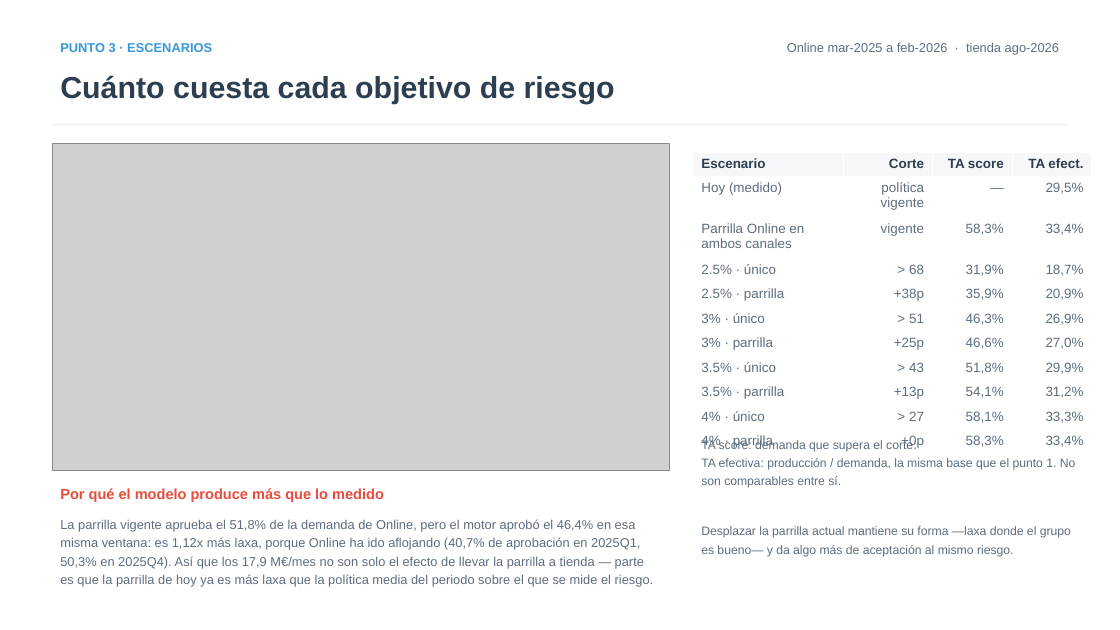
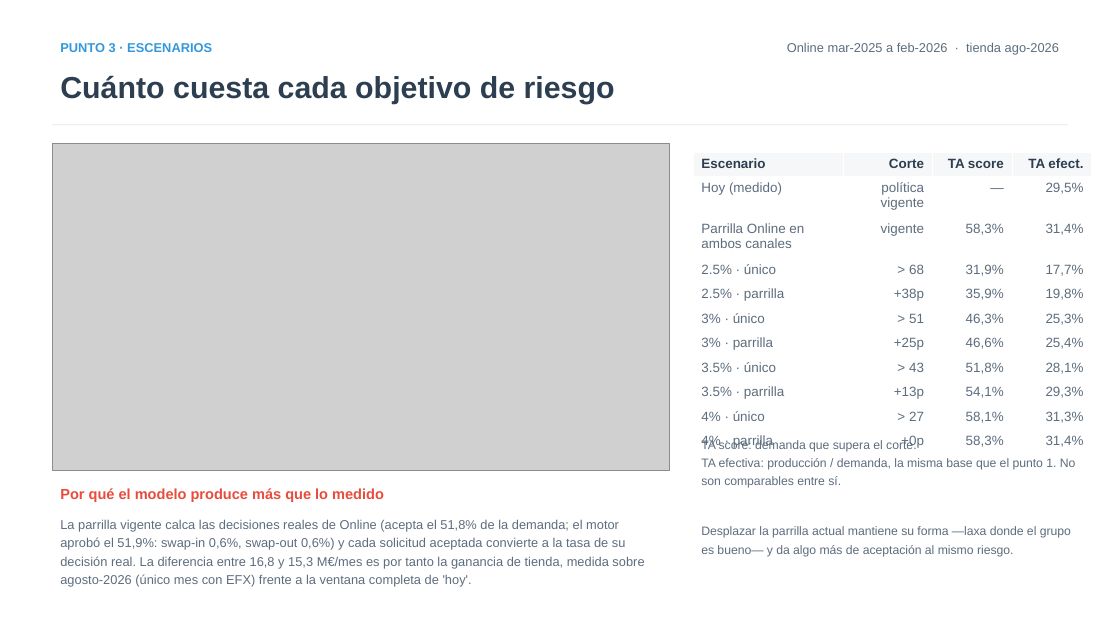
Before and after one commit to iocariz/scoring_tools, a slide deck: slide 6 of output/apple_deck/Estudio_Apple_EFX.pptx. Drawn at 1120x630 pixels with LibreOffice and Linux fonts; fonts in the diff are those of the drawing; grey boxes stand for pictures. Boxes give left, top, right and bottom in pixels: in the first picture for what was removed or moved away, otherwise in the second. Text is boxed around its words. In the diff, an @@ line names an element or a change of style, - is before the commit and + after.

```diff
--- a/output/apple_deck/Estudio_Apple_EFX.pptx
+++ b/output/apple_deck/Estudio_Apple_EFX.pptx
@@ table at (x1=693, y1=152, x2=1092, y2=453) @@
-row 3, column 4: 33,4%
+row 3, column 4: 31,4%
-row 4, column 4: 18,7%
+row 4, column 4: 17,7%
-row 5, column 4: 20,9%
+row 5, column 4: 19,8%
-row 6, column 4: 26,9%
+row 6, column 4: 25,3%
-row 7, column 4: 27,0%
+row 7, column 4: 25,4%
-row 8, column 4: 29,9%
+row 8, column 4: 28,1%
-row 9, column 4: 31,2%
+row 9, column 4: 29,3%
-row 10, column 4: 33,3%
+row 10, column 4: 31,3%
-row 11, column 4: 33,4%
+row 11, column 4: 31,4%
@@ text at (x1=60, y1=519, x2=644, y2=587): text changed @@
-La parrilla vigente aprueba el 51,8% de la demanda de Online, pero el motor aprobó el 46,4% en esa misma ventana: es 1,12x más laxa, porque Online ha ido aflojando (40,7% de aprobación en 2025Q1, 50,3% en 2025Q4). Así que los 17,9 M€/mes no son solo el efecto de llevar la parrilla a tienda — parte es que la parrilla de hoy ya es más laxa que la política media del periodo sobre el que se mide el riesgo.
+La parrilla vigente calca las decisiones reales de Online (acepta el 51,8% de la demanda; el motor aprobó el 51,9%: swap-in 0,6%, swap-out 0,6%) y cada solicitud aceptada convierte a la tasa de su decisión real. La diferencia entre 16,8 y 15,3 M€/mes es por tanto la ganancia de tienda, medida sobre agosto-2026 (único mes con EFX) frente a la ventana completa de 'hoy'.
```
Also in this commit, not shown: 2 other slides changed, 6 other files.
